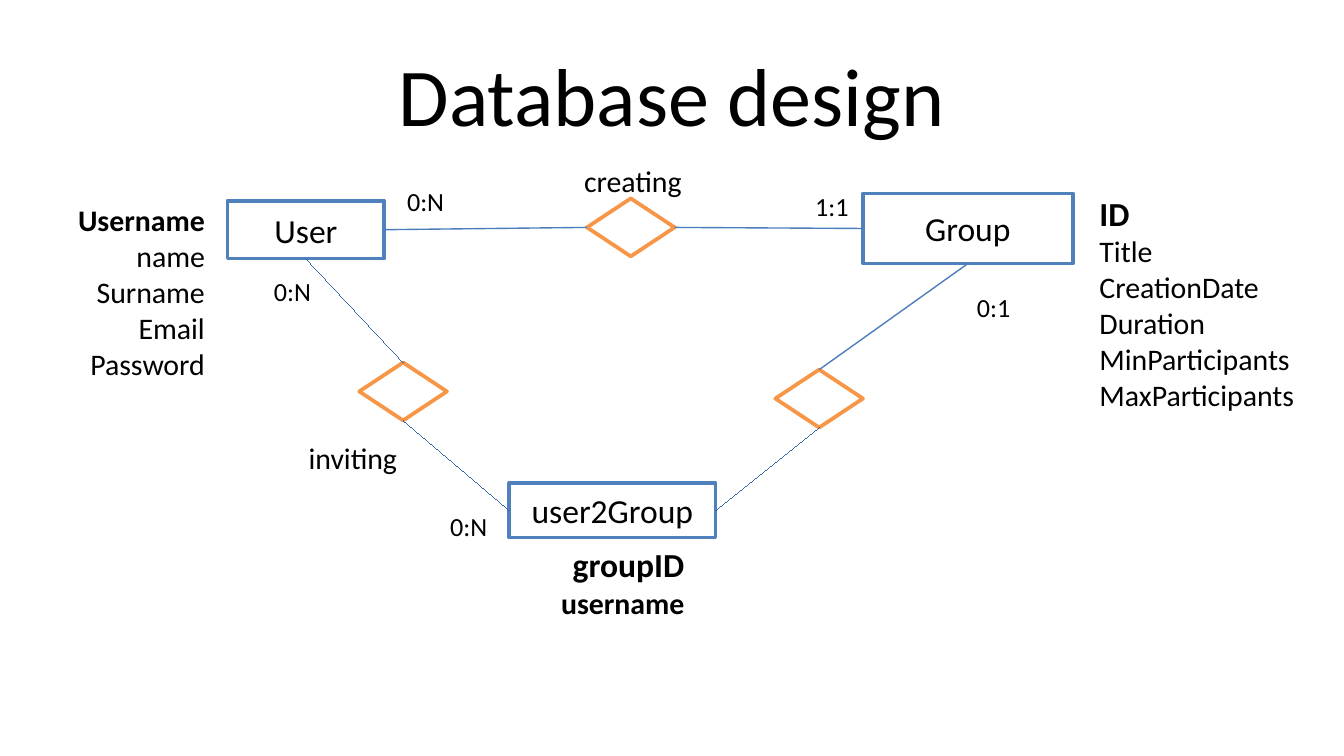
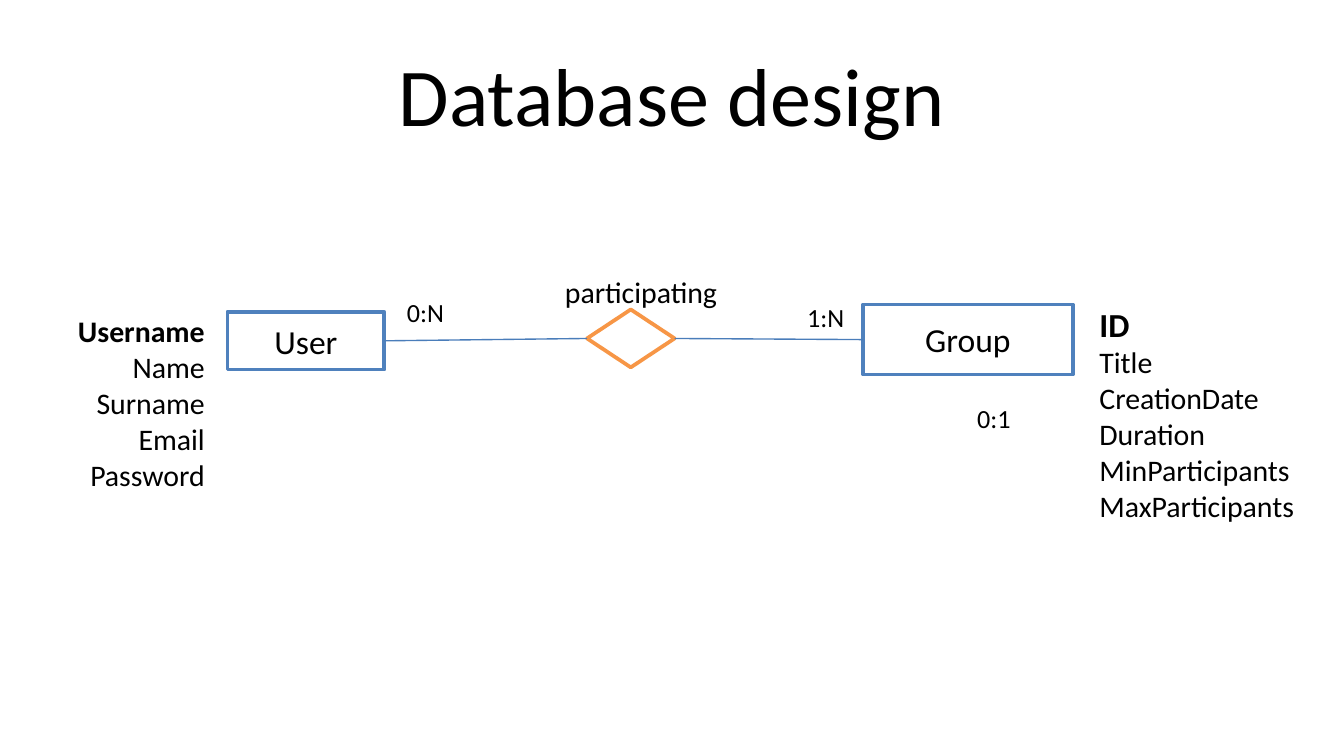
Before and after one commit to lucanotluka/Tecnologie-Informatiche-per-il-Web_-_HTML-Only, a slide deck: slide 3 of TIW-GruppiHTMLOnly.pptx. Drawn at 1344x756 pixels with LibreOffice and Linux fonts; fonts in the diff are those of the drawing. Boxes give left, top, right and bottom in pixels: in the first picture for what was removed or moved away, otherwise in the second. Text is boxed around its words. In the diff, an @@ line names an element or a change of style, - is before the commit and + after.

Commit message:
pptx minor changes

```diff
--- a/TIW-GruppiHTMLOnly.pptx
+++ b/TIW-GruppiHTMLOnly.pptx
@@ text removed at bbox=[584, 171, 682, 199] @@
-creating
@@ text removed at bbox=[407, 194, 444, 211] @@
-0:N
@@ line removed from (306, 258) to (403, 363) @@
@@ line removed from (820, 370) to (968, 263) @@
@@ text "0:N": place and size @@
-text "0:N" at bbox=[274, 284, 311, 301]
+text "0:N" at bbox=[407, 305, 444, 322]
@@ text added at bbox=[565, 282, 717, 310], 16 pt, text #000000 @@
+participating
@@ text at bbox=[807, 310, 844, 327]: text changed @@
-1:1
+1:N
@@ text at bbox=[133, 359, 205, 379]: text changed @@
-name
+Name
@@ 3 texts, 2 rectangles, 2 lines, 1 diamond: place and size @@
-3 texts, 2 rectangles, 2 lines, 1 diamond at bbox=[78, 194, 1294, 411]
+3 texts, 2 rectangles, 2 lines, 1 diamond at bbox=[78, 305, 1294, 522]
@@ diamond removed at bbox=[359, 363, 446, 421] @@
@@ diamond removed at bbox=[775, 370, 863, 427] @@
@@ text removed at bbox=[309, 448, 397, 474] @@
-inviting
@@ line removed from (403, 421) to (509, 511) @@
@@ line removed from (715, 511) to (820, 427) @@
@@ rectangle removed at bbox=[509, 482, 715, 538] @@
-user2Group
@@ text removed at bbox=[450, 519, 487, 536] @@
-0:N
@@ text removed at bbox=[561, 555, 685, 615] @@
-groupID
-username
```
Also in this commit, not shown: 4 other slides changed, 1 slide removed.
